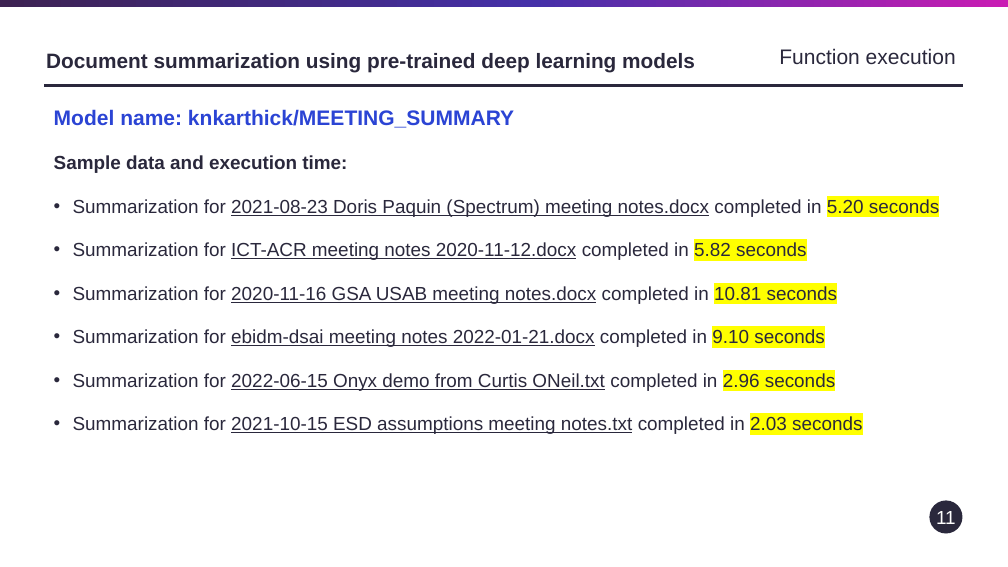
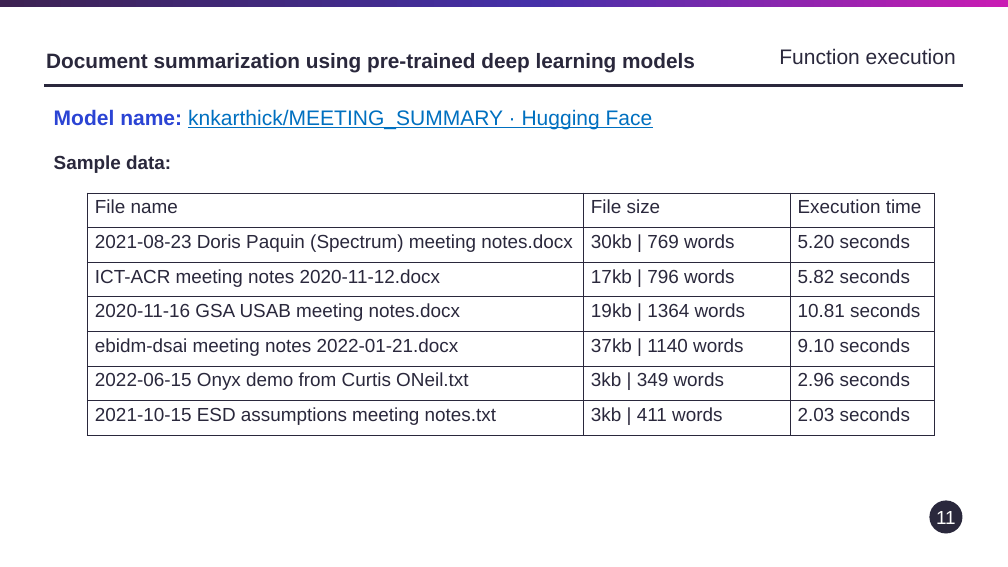
Before and after one commit to VirajOke/My-AI-Projects, a slide deck: slide 11 of nlp-exploration-notebooks-main/nlp-exploration-notebooks-main/Results/NLP_Toolkit - comments.pptx. Drawn at 1008x567 pixels with LibreOffice and Linux fonts; fonts in the diff are those of the drawing. Boxes give left, top, right and bottom in pixels: in the first picture for what was removed or moved away, otherwise in the second. Text is boxed around its words. In the diff, an @@ line names an element or a change of style, - is before the commit and + after.

```diff
--- a/nlp-exploration-notebooks-main/nlp-exploration-notebooks-main/Results/NLP_Toolkit - comments.pptx
+++ b/nlp-exploration-notebooks-main/nlp-exploration-notebooks-main/Results/NLP_Toolkit - comments.pptx
@@ text at (54,109,653,173): text changed; size 18 to 20 pt; text colour #2A283C to #0070C0 @@
-Model name: knkarthick/MEETING_SUMMARY
-Sample data and execution time:
-• Summarization for 2021-08-23 Doris Paquin (Spectrum) meeting notes.docx completed in 5.20 seconds
-• Summarization for ICT-ACR meeting notes 2020-11-12.docx completed in 5.82 seconds
-• Summarization for 2020-11-16 GSA USAB meeting notes.docx completed in 10.81 seconds
-• Summarization for ebidm-dsai meeting notes 2022-01-21.docx completed in 9.10 seconds
-• Summarization for 2022-06-15 Onyx demo from Curtis ONeil.txt completed in 2.96 seconds
-• Summarization for 2021-10-15 ESD assumptions meeting notes.txt completed in 2.03 seconds
+Model name: knkarthick/MEETING_SUMMARY · Hugging Face
+Sample data:
@@ table added at (88,193,935,436), 7 rows, 3 columns @@
+File name | File size | Execution time
+2021-08-23 Doris Paquin (Spectrum) meeting notes.docx | 30kb | 769 words | 5.20 seconds
+ICT-ACR meeting notes 2020-11-12.docx | 17kb | 796 words | 5.82 seconds
+2020-11-16 GSA USAB meeting notes.docx | 19kb | 1364 words | 10.81 seconds
+ebidm-dsai meeting notes 2022-01-21.docx | 37kb | 1140 words | 9.10 seconds
+2022-06-15 Onyx demo from Curtis ONeil.txt | 3kb | 349 words | 2.96 seconds
+2021-10-15 ESD assumptions meeting notes.txt | 3kb | 411 words | 2.03 seconds
```
Also in this commit, not shown: 12 other slides changed, 1 slide added.
